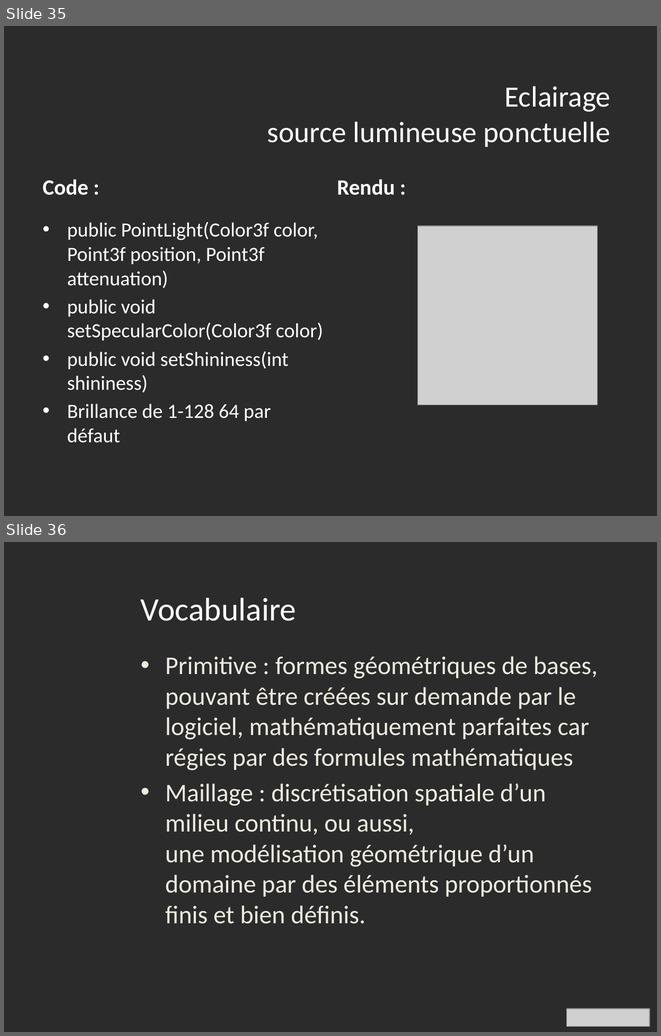
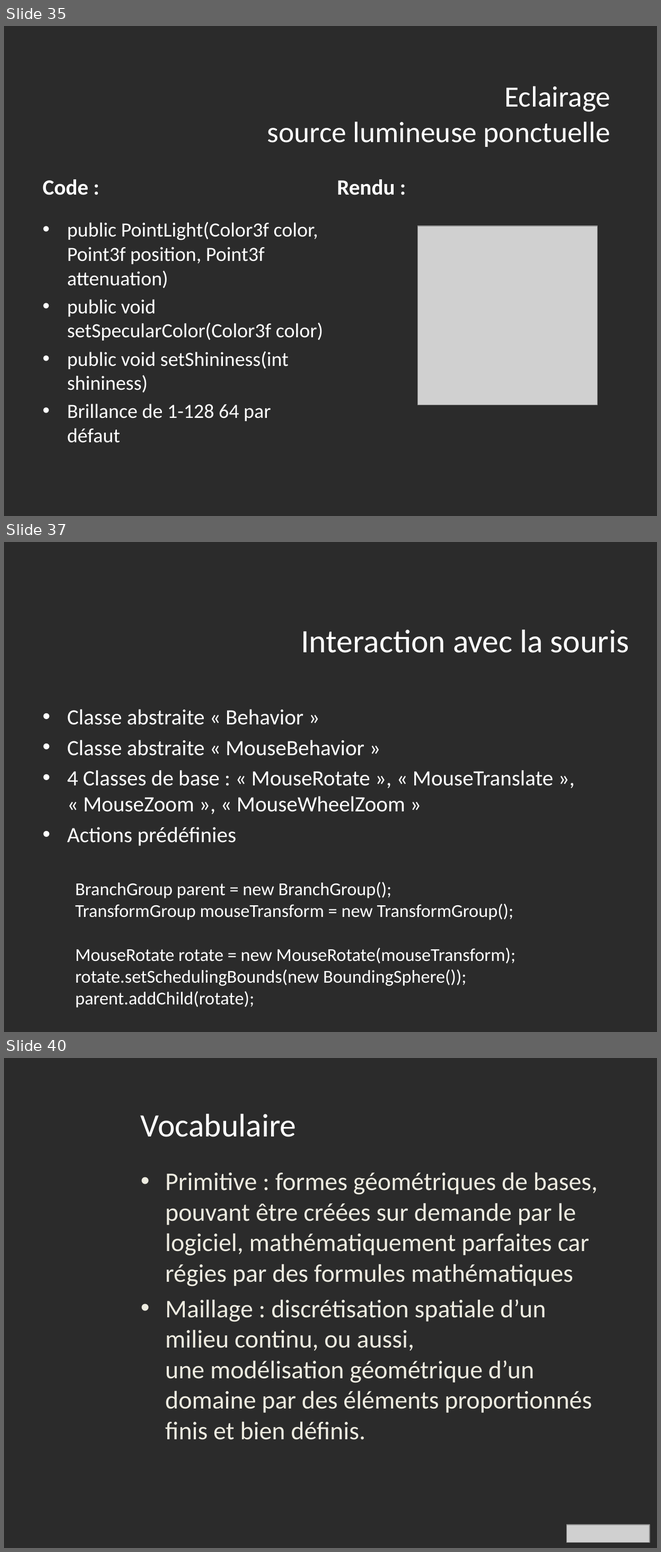
Before and after one commit to IlsanS/Math3D, a slide deck: powerpoint/Presentation1_ilsan.pptx. Shown one above the other, each under a label of ours: slides 35 and 36 before the commit, slides 35, 37 and 40 after it; the slides between them are not shown. The pictures are 661x1036 and 661x1552 pixels, drawn with LibreOffice and Linux fonts; fonts in the diff are those of the drawing; grey boxes stand for pictures; background and template pictures are left out; a plain dark background stands for a picture behind light text. Boxes give left, top, right and bottom in pixels: in the first picture for what was removed or moved away, otherwise in the second. Text is boxed around its words. In the diff, an @@ line names an element or a change of style, - is before the commit and + after.

```diff
--- a/powerpoint/Presentation1_ilsan.pptx
+++ b/powerpoint/Presentation1_ilsan.pptx
@@ slide 37 added at (x1=4, y1=542, x2=657, y2=1032), background picture (left out) @@
@@ title added at (x1=301, y1=629, x2=629, y2=653), 36 pt, text #FFFFFF @@
+Interaction avec la souris
@@ text added at (x1=67, y1=709, x2=553, y2=846), 24 pt, text #FFFFFF @@
+• Classe abstraite « Behavior »
+• Classe abstraite « MouseBehavior »
+• 4 Classes de base : « MouseRotate », « MouseTranslate », « MouseZoom », « MouseWheelZoom »
+• Actions prédéfinies
@@ text added at (x1=75, y1=882, x2=516, y2=1007), 20 pt, text #FFFFFF @@
+BranchGroup parent = new BranchGroup();
+TransformGroup mouseTransform = new TransformGroup();
+MouseRotate rotate = new MouseRotate(mouseTransform);
+rotate.setSchedulingBounds(new BoundingSphere()); parent.addChild(rotate);
@@ what was slide 36 is now slide 40 @@
```
Also in this commit, not shown: 1 slide changed, 3 other slides added, 3 other files.
